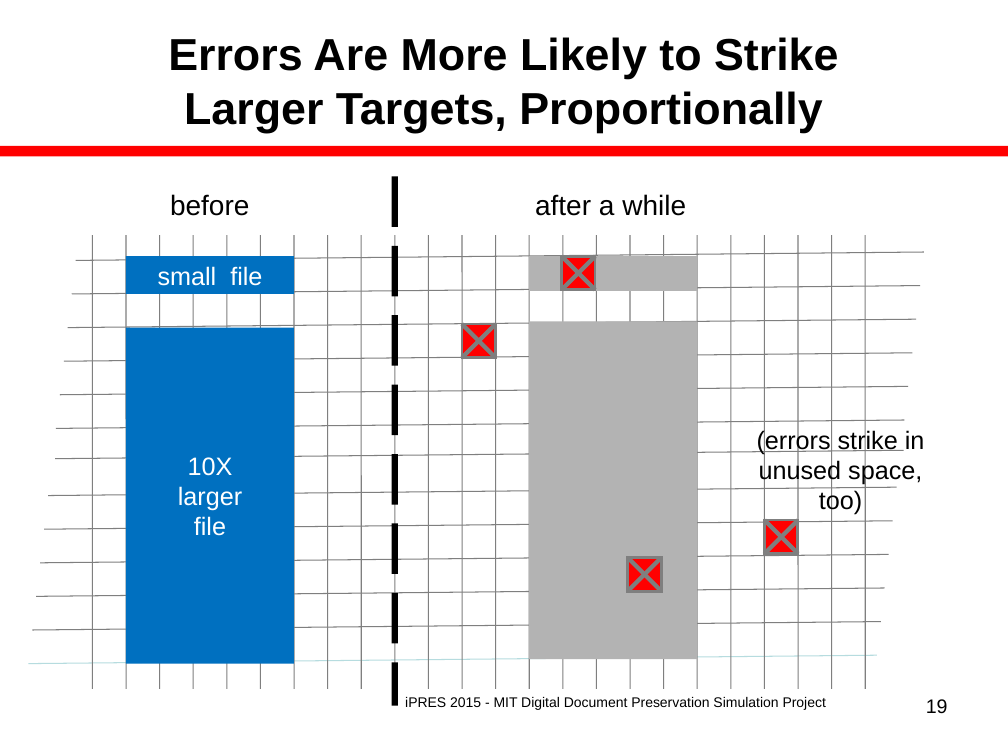
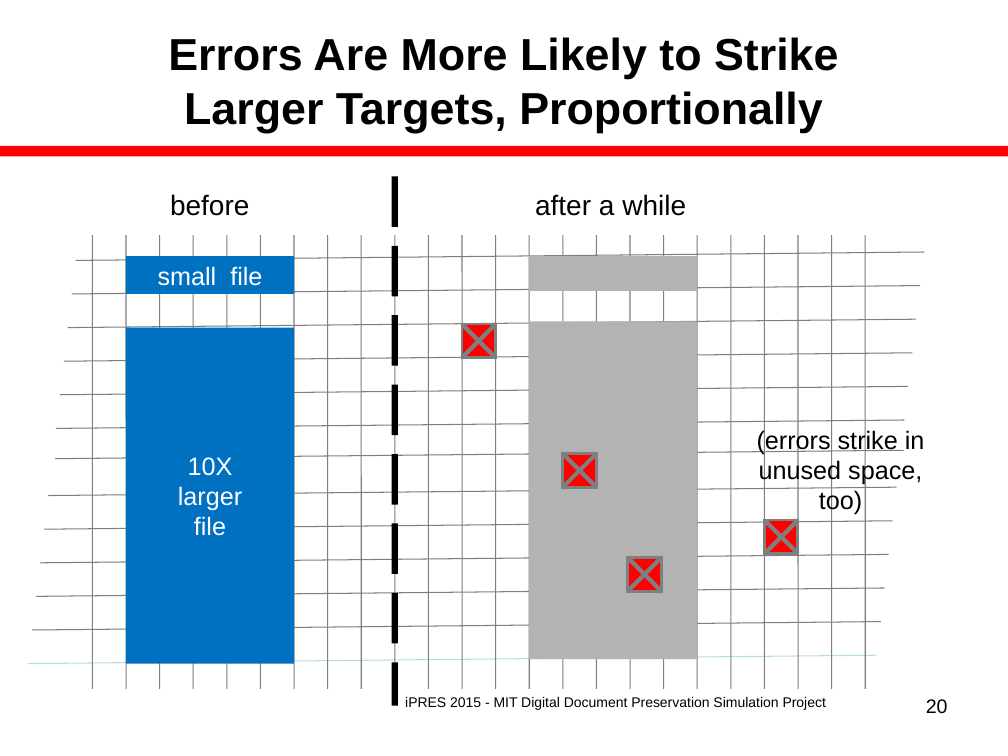
Before and after one commit to MIT-Informatics/PreservationSimulation, a slide deck: slide 20 of shelf/docs/Slides_iPres2015Nov.ppt (slide 19 before the commit). Drawn at 1008x756 pixels with LibreOffice and Linux fonts; fonts in the diff are those of the drawing. Boxes give left, top, right and bottom in pixels: in the first picture for what was removed or moved away, otherwise in the second. Text is boxed around its words. In the diff, an @@ line names an element or a change of style, - is before the commit and + after.

```diff
--- a/shelf/docs/Slides_iPres2015Nov.ppt
+++ b/shelf/docs/Slides_iPres2015Nov.ppt
@@ 2 lines, 1 rectangle: place and size @@
-2 lines, 1 rectangle at bbox=[561, 256, 595, 290]
+2 lines, 1 rectangle at bbox=[562, 454, 597, 487]
@@ line moved from (579, 256) - (579, 256) to (580, 451) - (580, 451) @@
@@ page number at bbox=[926, 699, 948, 714]: text changed @@
-19
+20
```
Also in this commit, not shown: 9 other slides changed, 1 slide added, 10 other files.
